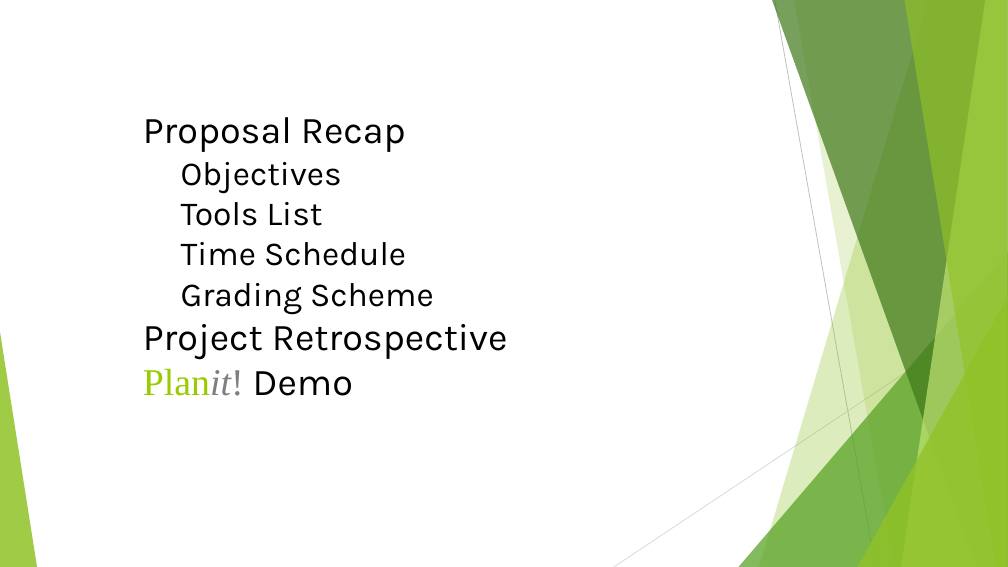
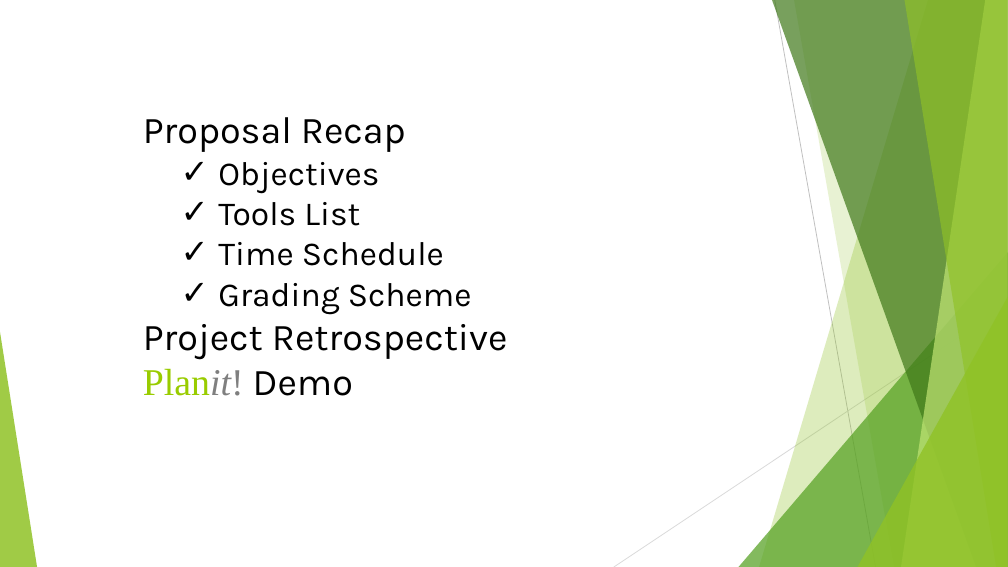
Before and after one commit to Project6/Planit, a slide deck: slide 2 of Final Project Documentation/CSC521.pptx. Drawn at 1008x567 pixels with LibreOffice and Linux fonts; fonts in the diff are those of the drawing. Boxes give left, top, right and bottom in pixels: in the first picture for what was removed or moved away, otherwise in the second. Text is boxed around its words. In the diff, an @@ line names an element or a change of style, - is before the commit and + after.

```diff
--- a/Final Project Documentation/CSC521.pptx
+++ b/Final Project Documentation/CSC521.pptx
@@ text at box(218, 162, 472, 314): bullet none to ✓ @@
```
Also in this commit, not shown: 3 other slides changed, 2 slides added, 2 slides removed.
